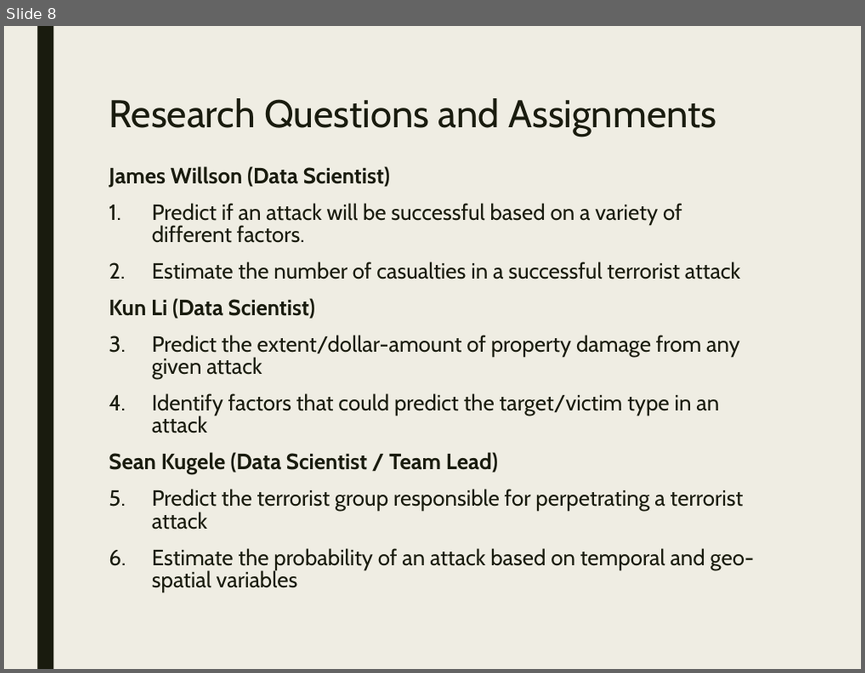
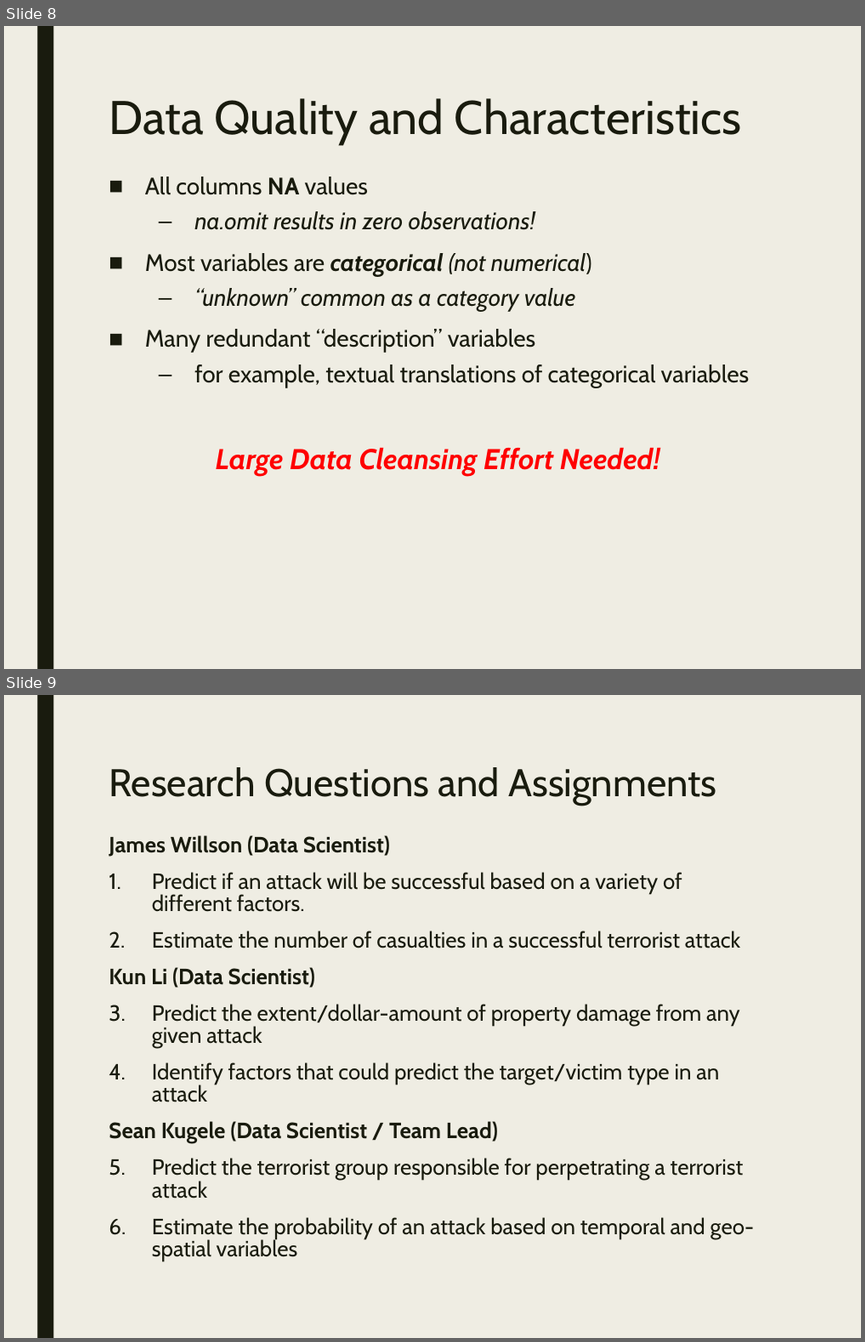
Before and after one commit to stats-learning-fall2019/final-project, a slide deck: presentation/gtdb-final-presentation.pptx. Shown one above the other, each under a label of ours: slide 8 before the commit, slides 8 and 9 after it. The pictures are 865x673 and 865x1342 pixels, drawn with LibreOffice and Linux fonts; fonts in the diff are those of the drawing. Boxes give left, top, right and bottom in pixels: in the first picture for what was removed or moved away, otherwise in the second. Text is boxed around its words. In the diff, an @@ line names an element or a change of style, - is before the commit and + after.

Commit message:
Updates introduction of presentation: new maps and data quality slide

```diff
--- a/presentation/gtdb-final-presentation.pptx
+++ b/presentation/gtdb-final-presentation.pptx
@@ slide 8 added at <box>4,26,861,669</box>, background #EFEDE3; not listed: 1 template element that a slide beside it also shows @@
@@ title added at <box>109,98,742,144</box>, 39.6 pt, text #191B0E @@
+Data Quality and Characteristics
@@ text added at <box>145,176,749,476</box>, 20 pt, text #191B0E @@
+■ All columns NA values
+  – na.omit results in zero observations!
+■ Most variables are categorical (not numerical)
+  – “unknown” common as a category value
+■ Many redundant “description” variables
+  – for example, textual translations of categorical variables
+Large Data Cleansing Effort Needed!
@@ what was slide 8 is now slide 9 @@
```
Also in this commit, not shown: 2 slides changed, 3 other files.
